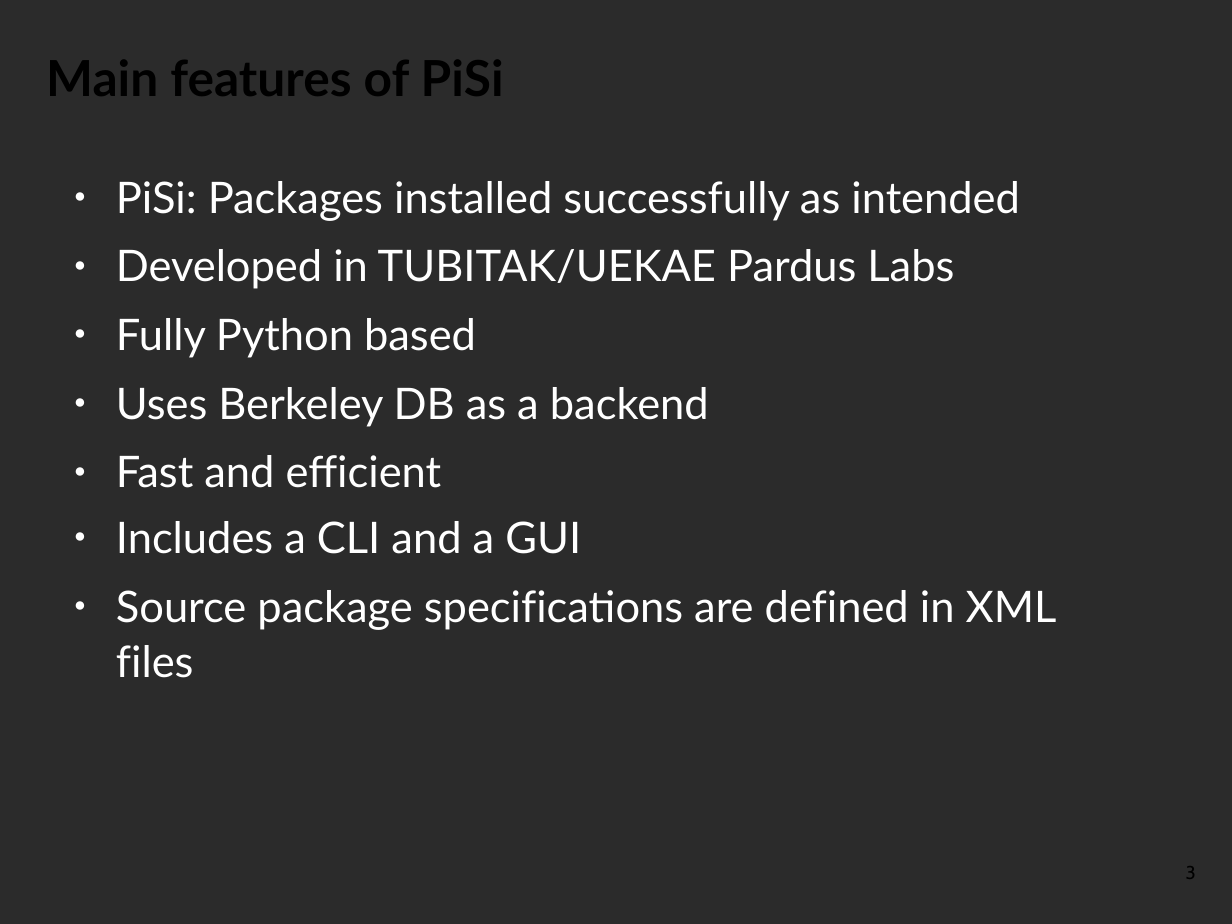
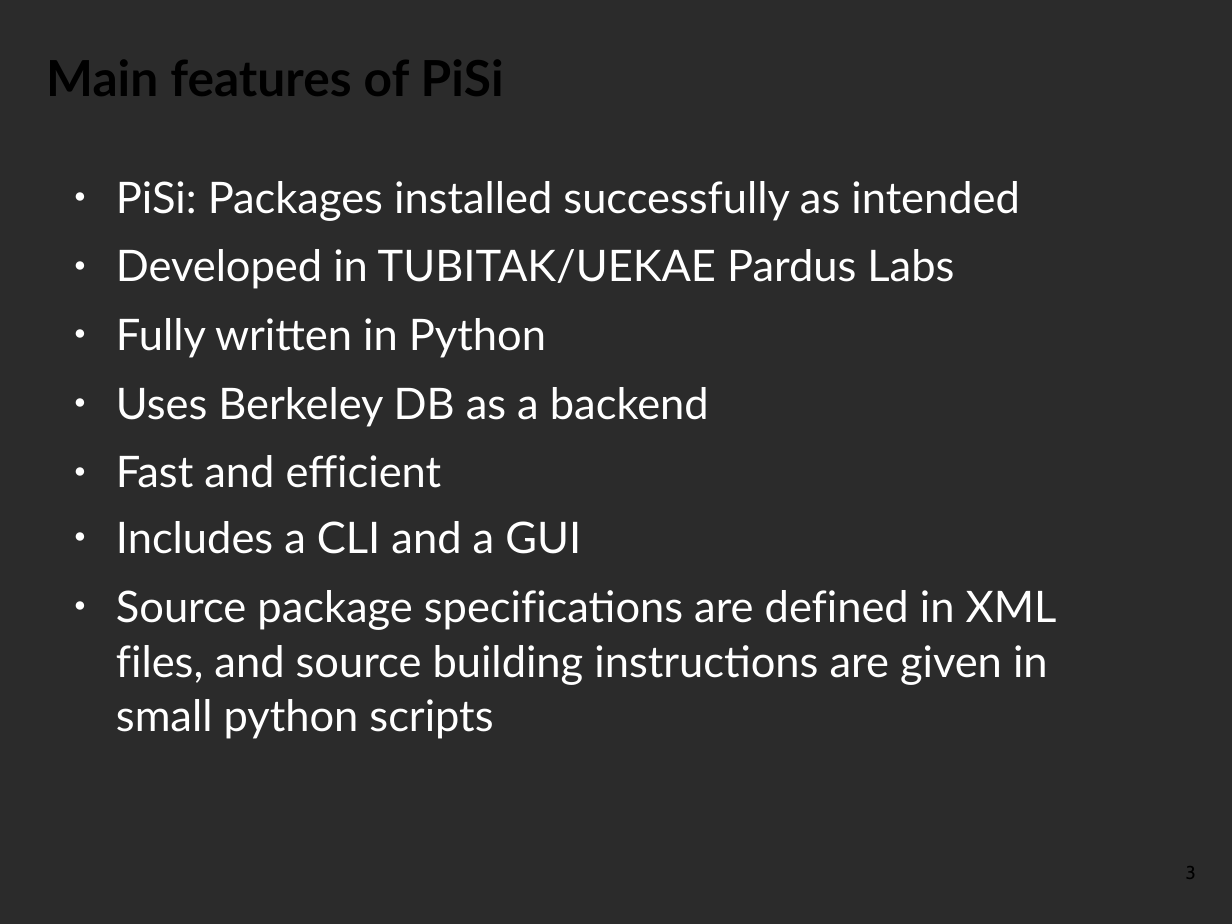
Before and after one commit to pars-linux/uludag, a slide deck: slide 3 of promotion/presentations/PardusGenel/introduction-to-pisi.odp. Drawn at 1232x924 pixels with LibreOffice and Linux fonts; fonts in the diff are those of the drawing; background and template pictures are left out; a plain dark background stands for a picture behind light text. Boxes give left, top, right and bottom in pixels: in the first picture for what was removed or moved away, otherwise in the second. Text is boxed around its words. In the diff, an @@ line names an element or a change of style, - is before the commit and + after.

```diff
--- a/promotion/presentations/PardusGenel/introduction-to-pisi.odp
+++ b/promotion/presentations/PardusGenel/introduction-to-pisi.odp
@@ text at [116,318,546,358]: text changed @@
-● Fully Python based
+● Fully written in Python
@@ text at [116,590,1057,739]: text changed @@
-● Source package specifications are defined in XML files
+● Source package specifications are defined in XML files, and source building instructions are given in small python scripts
```
Also in this commit, not shown: 4 other slides changed.
